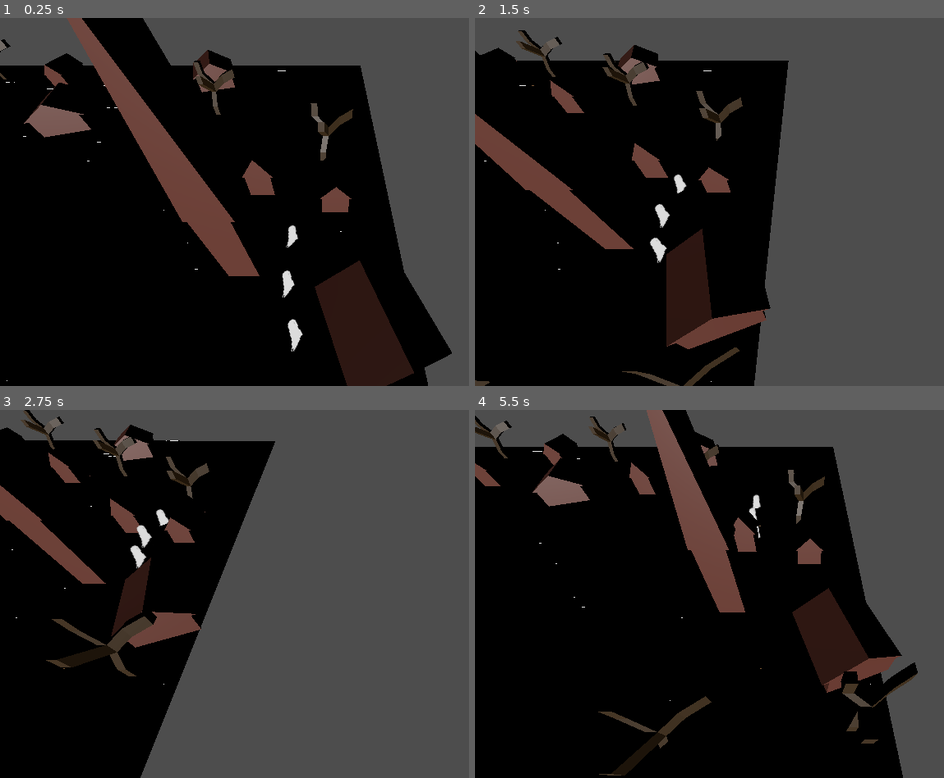
Above: before the commit, frames 1-4 (two rows, left to right).
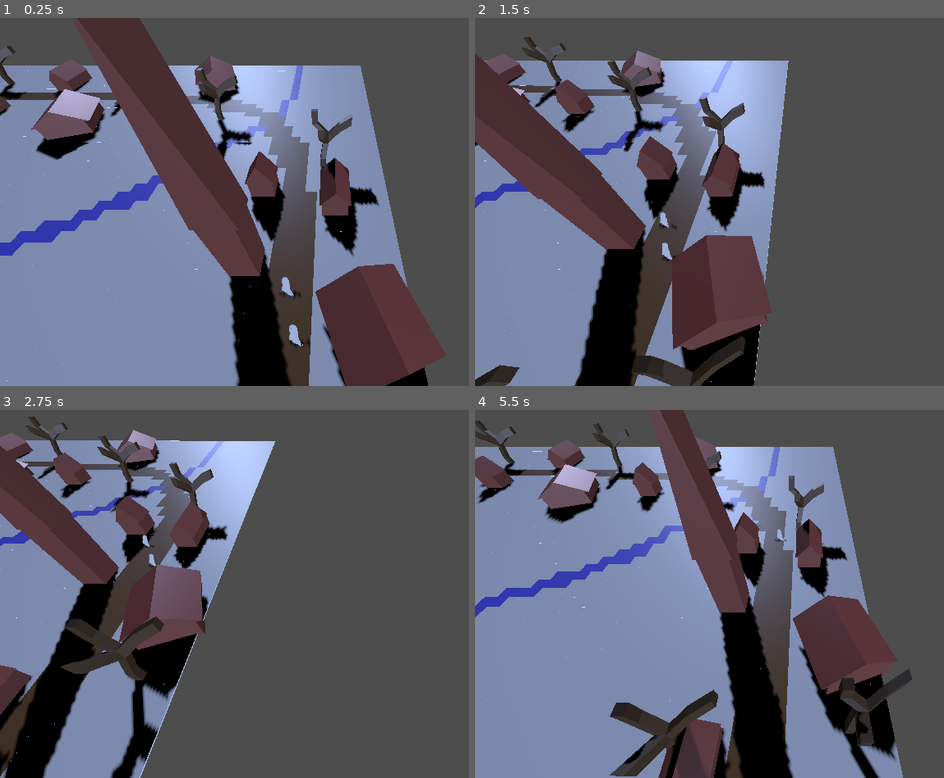
Above: after the commit, the same moments.

Repository: Ssssssaber/mara-winter-slumber
Game: Godot game, scene res://scenes/3d/environment/world.tscn
The game is run twice, just before and just after one commit, with the same random seed, the same clock (stepped at 60 frames per second) and the same inputs.
Inputs (mouse positions are in pixels of both pictures, inside the frame that each line leads up to):
- Up to frame 1 (0.25 s): no input
- Up to frame 2 (1.5 s): move the mouse to (outside the picture) at 0.52 s; hold Right (ui_right) 0.53-1.28 s; click (outside the picture) at 0.67 s; move the mouse to (671, 220) at 1.27 s; hold Down (ui_down) from 1.28 s (still down)
- Up to frame 3 (2.75 s): move the mouse to (393, 513) at 2.02 s; release Down (ui_down) at 2.03 s; hold Right (ui_right) from 2.03 s (still down)
- Up to frame 4 (5.5 s): move the mouse to (770, 667) at 2.77 s; release Right (ui_right) at 2.78 s; hold Up (ui_up) 2.78-3.53 s; click (770, 667) at 2.92 s; move the mouse to (outside the picture) at 3.52 s; hold Left (ui_left) 3.53-5.03 s; move the mouse to (606, 538) at 4.27 s; move the mouse to (836, 594) at 5.02 s; hold Down (ui_down) from 5.03 s (still down); click (836, 594) at 5.17 s

The runs differ from the first frame. In frame 1, 66% of the frame differs, in the area x 0-97%, y 0-100%; in frame 2, 46%; in frame 3, 32%; in frame 4, 66%.

Commit message:
(update): shadows and lighting

Diff:
--- a/scenes/3d/characters/base_character.tscn
+++ b/scenes/3d/characters/base_character.tscn
@@ -1,8 +1,7 @@
-[gd_scene load_steps=6 format=3 uid="uid://cp1rsicixl8if"]
+[gd_scene load_steps=5 format=3 uid="uid://cp1rsicixl8if"]
 
 [ext_resource type="Script" uid="uid://b3xot43mefxax" path="res://scripts/3d/characters/movement/movement_system.gd" id="1_4wvuy"]
 [ext_resource type="Texture2D" uid="uid://cwiwjhx5rjrv7" path="res://assets/3d/characters/ghost/ghost.png" id="1_67ifx"]
-[ext_resource type="Script" uid="uid://b3h0gorrof7wu" path="res://scripts/3d/characters/sprites/billboard.gd" id="3_5qtrv"]
 
 [sub_resource type="SphereShape3D" id="SphereShape3D_fwara"]
 
@@ -23,10 +22,10 @@
 shape = SubResource("SphereShape3D_fwara")
 
 [node name="AnimatedSprite3D" type="AnimatedSprite3D" parent="."]
+billboard = 1
+shaded = true
+no_depth_test = true
 sprite_frames = SubResource("SpriteFrames_kng6v")
-script = ExtResource("3_5qtrv")
-look_at_x = false
-look_at_z = false
 
 [node name="MovementSystem" type="Node3D" parent="."]
 script = ExtResource("1_4wvuy")
--- a/scenes/3d/characters/path_follower.tscn
+++ b/scenes/3d/characters/path_follower.tscn
@@ -6,13 +6,15 @@
 [node name="PathFollower" instance=ExtResource("1_4smly")]
 
 [node name="AnimatedSprite3D" parent="." index="1"]
-look_at_x = true
-look_at_z = true
+no_depth_test = false
+alpha_cut = 2
+texture_filter = 2
 
 [node name="MovementSystem" parent="." index="2"]
 base_speed = 4.975
 
 [node name="MoveAlongPath" parent="MovementSystem" index="0"]
 script = ExtResource("2_2as12")
-movement_system_path = NodePath("MovementSystem")
 loop_path = true
+inverted_direction = false
+path_progress = 0.0
--- a/scenes/3d/environment/world.tscn
+++ b/scenes/3d/environment/world.tscn
@@ -34,13 +34,27 @@
 post_offset = Vector3(-2.935, 4.6, 0)
 follow_offset = Vector3(-0.16, 8.625, 6.99)
 
-[node name="DirectionalLight3D" type="DirectionalLight3D" parent="."]
-transform = Transform3D(1, 0, 0, 0, 1, 0, 0, 0, 1, 0, 40.615215, 0)
+[node name="Lights" type="Node3D" parent="."]
+
+[node name="MainLight" type="DirectionalLight3D" parent="Lights"]
+transform = Transform3D(-0.838581, 0.47037882, -0.274819, 0.28471762, 0.80849963, 0.5150381, 0.46445403, 0.3536554, -0.81191766, 0, 30, 0)
+light_color = Color(0.72, 0.79933333, 1, 1)
+shadow_enabled = true
+shadow_blur = 2.0
+
+[node name="DirectLight" type="DirectionalLight3D" parent="Lights"]
+transform = Transform3D(0.5085606, 0, 0.86102617, 0, 1, 0, -0.86102617, 0, 0.5085606, 0, 10, 0)
+light_color = Color(0.7058824, 0.78431374, 0.98039216, 1)
+sky_mode = 1
+
+[node name="DirectLight2" type="DirectionalLight3D" parent="Lights"]
+transform = Transform3D(0.9950954, 0, 0.098920286, 0, 1, 0, -0.098920286, 0, 0.9950954, 0, 20, 0)
+light_color = Color(0.7058824, 0.78431374, 0.98039216, 1)
+sky_mode = 1
 
 [node name="BuildingsGridMap" type="GridMap" parent="."]
-transform = Transform3D(1, 0, 0, 0, 1, 0, 0, 0, 1, 0, 2.365, 0)
+transform = Transform3D(1, 0, 0, 0, 1, 0, 0, 0, 1, 0, 1.005, 0)
 mesh_library = ExtResource("4_qlnv4")
-cell_size = Vector3(2, 2.205, 2)
 data = {
 "cells": PackedInt32Array(21, 65530, 2, 18, 15, 2, 1, 17, 2, 7, 65519, 2, 65522, 65517, 2, 65520, 0, 2, 26, 65527, 5, 2 …(282 unchanged characters)…
 }
@@ -50,10 +64,10 @@
 script = ExtResource("10_bh3yo")
 
 [node name="PathFollower3" parent="." instance=ExtResource("9_bh3yo")]
-transform = Transform3D(1, 0, 0, 0, 1, 0, 0, 0, 1, 50.394775, 2.6233978, 12.644203)
+transform = Transform3D(1, 0, 0, 0, 1, 0, 0, 0, 1, 50.394775, 2, 12.644203)
 
 [node name="PathFollower2" parent="." instance=ExtResource("9_bh3yo")]
-transform = Transform3D(1, 0, 0, 0, 1, 0, 0, 0, 1, 49.089214, 3.1297874, 7.3013115)
+transform = Transform3D(1, 0, 0, 0, 1, 0, 0, 0, 1, 49.089214, 2, 7.3013115)
 
 [node name="PathFollower" parent="." instance=ExtResource("9_bh3yo")]
-transform = Transform3D(1, 0, 0, 0, 1, 0, 0, 0, 1, 48.77323, 1.9937334, 0)
+transform = Transform3D(1, 0, 0, 0, 1, 0, 0, 0, 1, 6.8248825, 2, 44.751534)
--- a/scripts/3d/camera/cameracontroller.gd
+++ b/scripts/3d/camera/cameracontroller.gd
@@ -1,4 +1,6 @@
 extends Camera3D
+
+class_name CameraController
 
 @export var movement_speed: float = 20.0
 @export var rotation_speed: float = 0.005
--- a/scripts/3d/characters/movement/move_along_path.gd
+++ b/scripts/3d/characters/movement/move_along_path.gd
@@ -1,21 +1,33 @@
 extends Node3D
 
-@export var movement_system_path: NodePath = NodePath("MovementSystem")
+class_name MoveAlongPath
+
 @export var loop_path: bool = true
+@export var inverted_direction: bool = false  # If true, move towards the start of the path (reverse direction)
 
 @onready var path: Path3D = GameManager.GetMainPath()
-@onready var movement_system: Node = get_parent()
+@onready var movement_system: MovementSystem = get_parent() as MovementSystem
 
 var curve: Curve3D
 
-var path_progress: float = 0.0  # Distance along the path
-var original_position: Vector3
+@export var path_progress: float = 0.0  # Distance along the path (will be set dynamically on spawn)
 
 func _ready():
 	curve = path.curve
 	if curve == null:
 		push_error("Path3D has no Curve3D assigned!")
 		set_process(false)
+		return
+
+	# Calculate initial path_progress based on the closest point on the path to the current position
+	path_progress = curve.get_closest_offset(global_transform.origin)
+
+	# Debug: Print initial path_progress to verify
+	print(name, "Initial path_progress: ", path_progress)
+
+	# Snap the node's position to the path at the calculated progress (so it starts exactly on the path)
+	global_transform.origin = curve.sample_baked(path_progress)
+
 
 func _physics_process(delta):
 	if curve == null:
@@ -25,16 +37,28 @@
 	if path_length == 0:
 		return
 
-	# Get current position on the path
+	# Get current position on the path (should match global_transform.origin after snapping)
 	var current_pos = curve.sample_baked(path_progress)
 
+	# Determine look-ahead direction based on inverted_direction
 	var look_ahead_distance = 1.0
-	var next_progress = path_progress + look_ahead_distance
-	if next_progress > path_length:
-		if loop_path:
-			next_progress = fmod(next_progress, path_length)
-		else:
-			next_progress = path_length
+	var next_progress: float
+	if inverted_direction:
+		# Moving backward: look behind
+		next_progress = path_progress - look_ahead_distance
+		if next_progress < 0:
+			if loop_path:
+				next_progress = path_length + next_progress  # Wrap around to the end
+			else:
+				next_progress = 0  # Clamp to start
+	else:
+		# Moving forward: look ahead
+		next_progress = path_progress + look_ahead_distance
+		if next_progress > path_length:
+			if loop_path:
+				next_progress = fmod(next_progress, path_length)
+			else:
+				next_progress = path_length
 
 	var next_pos = curve.sample_baked(next_progress)
 
@@ -44,11 +68,24 @@
 	# Send direction to MovementSystem
 	movement_system.set_direction(direction)
 
-	path_progress += movement_system.base_speed * delta
-	if path_progress > path_length:
-		if loop_path:
-			path_progress = fmod(next_progress, path_length)
-		else:
-			path_progress = path_length
-			# Stop movement at end
-			movement_system.set_direction(Vector3.ZERO)
+	# Update path_progress based on direction
+	var speed = movement_system.base_speed
+	if inverted_direction:
+		path_progress -= speed * delta
+		if path_progress < 0:
+			if loop_path:
+				path_progress = path_length + path_progress  # Wrap to end
+			else:
+				path_progress = 0
+				movement_system.set_direction(Vector3.ZERO)  # Stop at start
+	else:
+		path_progress += speed * delta
+		if path_progress > path_length:
+			if loop_path:
+				path_progress = fmod(path_progress, path_length)
+			else:
+				path_progress = path_length
+				movement_system.set_direction(Vector3.ZERO)  # Stop at end
+
+	# Force the node to stay on the path by snapping its position each frame (overrides MovementSystem's position changes)
+	global_transform.origin = curve.sample_baked(path_progress)
--- a/scripts/3d/characters/movement/movement_system.gd
+++ b/scripts/3d/characters/movement/movement_system.gd
@@ -1,4 +1,6 @@
 extends Node3D
+
+class_name MovementSystem
 
 @export var base_speed: float = 5.0
 @export var acceleration: float = 20.0 # How quickly to reach target speed
@@ -16,14 +18,12 @@
 signal movement_stopped
 
 func _ready() -> void:
-	var keke = get_parent()
-	print(keke.name)
-
 	if body == null:
 		push_error("Parent is not a CharacterBody3D! Check your node hierarchy.")
 		set_process(false)  # Disable script if invalid
 
-# Public method to set movement direction
+
+
 func set_direction(direction: Vector3) -> void:
 	current_direction = direction.normalized()
 
--- a/scripts/3d/characters/sprites/billboard.gd
+++ b/scripts/3d/characters/sprites/billboard.gd
@@ -1,4 +1,6 @@
 extends AnimatedSprite3D
+
+class_name Billbard
 
 @export var look_at_x: bool = true
 @export var look_at_y: bool = true
--- a/scripts/3d/environment/path_initializer.gd
+++ b/scripts/3d/environment/path_initializer.gd
@@ -1,4 +1,6 @@
 extends Node
+
+class_name PathInitializer
 
 @export var ROAD_TILE_ID : int = 0
 @export var CELL_SIZE : Vector3 = Vector3(2, 2, 2)
Not shown: 1 places in scenes/3d/environment/world.tscn that only renumber resources
